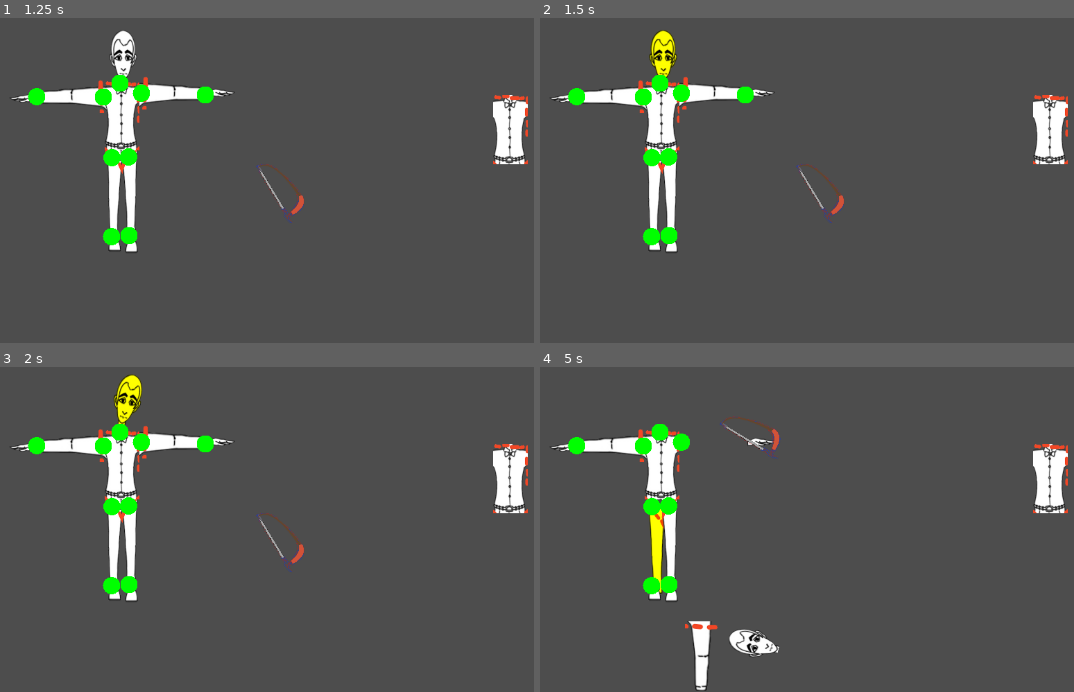
Above: before the commit, frames 1-4 (two rows, left to right).
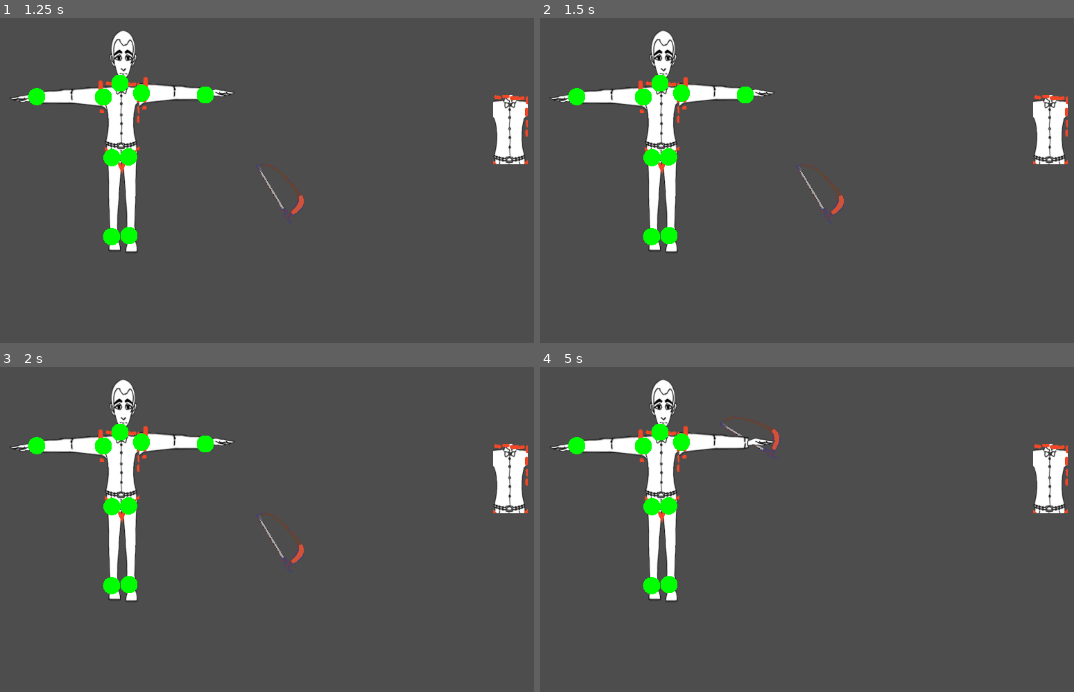
Above: after the commit, the same moments.

Repository: Olli1080/Frankenjam24
Game: Godot game, scene res://Scenes/timmsTestScene.tscn
The game is run twice, just before and just after one commit, with the same random seed, the same clock (stepped at 60 frames per second) and the same inputs.
Inputs (mouse positions are in pixels of both pictures, inside the frame that each line leads up to):
- Up to frame 1 (1.25 s): tap Enter at 0.5 s; move the mouse to (74, 96) at 0.52 s; click (74, 96) at 0.67 s
- Up to frame 2 (1.5 s): tap Space at 1.25 s; move the mouse to (662, 57) at 1.27 s; click (662, 57) at 1.42 s
- Up to frame 3 (2 s): no input
- Up to frame 4 (5 s): move the mouse to (566, 445) at 2.02 s; click (566, 445) at 2.17 s; move the mouse to (716, 441) at 2.77 s; click (716, 441) at 2.92 s; move the mouse to (748, 445) at 3.52 s; click (748, 445) at 3.67 s; move the mouse to (652, 539) at 4.27 s; click (652, 539) at 4.42 s

Frame 1 is identical in both runs. In frame 2, 0.5% of the frame differs, in the area x 20-26%, y 3-19%; in frame 3, 0.7%; in frame 4, 2.7%, in the area x 19-45%, y 4-100%.

Commit message:
merges cutting with drag&drop

Diff:
--- a/Scenes/cutPoint.tscn
+++ b/Scenes/cutPoint.tscn
@@ -9,8 +9,9 @@
 z_index = 5
 script = ExtResource("2_ldh72")
 
-[node name="CharacterBody2D" type="CharacterBody2D" parent="."]
-input_pickable = true
+[node name="CharacterBody2D" type="Area2D" parent="."]
+monitoring = false
+monitorable = false
 
 [node name="CollisionShape2D" type="CollisionShape2D" parent="CharacterBody2D"]
 shape = SubResource("CircleShape2D_8vbtk")
--- a/Scenes/cutPoints.tscn
+++ b/Scenes/cutPoints.tscn
@@ -1,6 +1,6 @@
 [gd_scene load_steps=4 format=3 uid="uid://bc33ftl5ljeu8"]
 
-[ext_resource type="Script" path="res://Scripts/timmsTestSceneWipOlli.gd" id="1_w60ir"]
+[ext_resource type="Script" path="res://Scripts/sawManager.gd" id="1_w60ir"]
 [ext_resource type="PackedScene" uid="uid://be28jgkvl7uxj" path="res://Scenes/cutPoint.tscn" id="2_rsgnd"]
 [ext_resource type="PackedScene" uid="uid://b51tywbqq0bb3" path="res://Nodes/Handsaw.tscn" id="4_xbijs"]
 
--- a/Scenes/timmsTestScene.tscn
+++ b/Scenes/timmsTestScene.tscn
@@ -72,6 +72,9 @@
 position = Vector2(-3, -88)
 rotation = 3.08585
 
+[node name="CutPoints" parent="." instance=ExtResource("1_yda8v")]
+position = Vector2(-45, 13)
+
 [node name="DonorBody" type="Node2D" parent="."]
 
 [node name="leftArm" parent="DonorBody" node_paths=PackedStringArray("attached_cut_points") instance=ExtResource("2_hh3dy")]
@@ -80,40 +83,47 @@
 notesCharacteristicsText = "Taschen"
 attached_cut_points = [NodePath("../../CutPoints/LeftArmTest/Node2D"), NodePath("../../CutPoints/LeftHandTest/Node2D")]
 
-[node name="head" parent="DonorBody" instance=ExtResource("3_bkm6h")]
+[node name="head" parent="DonorBody" node_paths=PackedStringArray("attached_cut_points") instance=ExtResource("3_bkm6h")]
 position = Vector2(352, 83)
 input_pickable = false
+attached_cut_points = [NodePath("../../CutPoints/HeadTest/Node2D")]
 
 [node name="leftHand" parent="DonorBody" node_paths=PackedStringArray("attached_cut_points") instance=ExtResource("4_cy3jm")]
 position = Vector2(69, 201)
 input_pickable = false
 attached_cut_points = [NodePath("../../CutPoints/LeftHandTest/Node2D")]
 
-[node name="rightArm" parent="DonorBody" node_paths=PackedStringArray("sprite") instance=ExtResource("5_y08rp")]
+[node name="rightArm" parent="DonorBody" node_paths=PackedStringArray("sprite", "attached_cut_points") instance=ExtResource("5_y08rp")]
 position = Vector2(500, 186)
 input_pickable = false
 sprite = NodePath("../leftHand/DockNode/AreaShape2D")
+attached_cut_points = [NodePath("../../CutPoints/RightArmTest/Node2D"), NodePath("../../CutPoints/RightHandTest/Node2D")]
 
-[node name="rightHand" parent="DonorBody" node_paths=PackedStringArray("sprite") instance=ExtResource("6_u5k7d")]
+[node name="rightHand" parent="DonorBody" node_paths=PackedStringArray("sprite", "attached_cut_points") instance=ExtResource("6_u5k7d")]
 position = Vector2(594, 193)
 input_pickable = false
 sprite = NodePath("../leftArm/LeftArmSprite")
+attached_cut_points = [NodePath("../../CutPoints/RightHandTest/Node2D")]
 
-[node name="leftLeg" parent="DonorBody" instance=ExtResource("7_pwd65")]
+[node name="leftLeg" parent="DonorBody" node_paths=PackedStringArray("attached_cut_points") instance=ExtResource("7_pwd65")]
 position = Vector2(326, 471)
 input_pickable = false
+attached_cut_points = [NodePath("../../CutPoints/LeftFootTest/Node2D"), NodePath("../../CutPoints/LeftLegTest/Node2D")]
 
-[node name="leftFoot" parent="DonorBody" instance=ExtResource("8_w8r02")]
+[node name="leftFoot" parent="DonorBody" node_paths=PackedStringArray("attached_cut_points") instance=ExtResource("8_w8r02")]
 position = Vector2(324, 603)
 input_pickable = false
+attached_cut_points = [NodePath("../../CutPoints/LeftFootTest/Node2D")]
 
-[node name="rightLeg" parent="DonorBody" instance=ExtResource("9_wdstm")]
+[node name="rightLeg" parent="DonorBody" node_paths=PackedStringArray("attached_cut_points") instance=ExtResource("9_wdstm")]
 position = Vector2(375, 480)
 input_pickable = false
+attached_cut_points = [NodePath("../../CutPoints/RightFootTest/Node2D"), NodePath("../../CutPoints/RightLegTest/Node2D")]
 
-[node name="rightFoot" parent="DonorBody" instance=ExtResource("10_hvy0a")]
+[node name="rightFoot" parent="DonorBody" node_paths=PackedStringArray("attached_cut_points") instance=ExtResource("10_hvy0a")]
 position = Vector2(373, 625)
 input_pickable = false
+attached_cut_points = [NodePath("../../CutPoints/RightFootTest/Node2D")]
 
 [node name="StaticBody2D" type="StaticBody2D" parent="DonorBody"]
 position = Vector2(347, 255)
@@ -126,13 +136,11 @@
 [node name="CollisionPolygon2D" type="CollisionPolygon2D" parent="DonorBody/StaticBody2D"]
 polygon = PackedVector2Array(-44, 96, -46, 69, -38, 18, -51, -36, -50, -87, 49, -84, 49, -38, 36, -21, 34, 19, 41, 72, 43, 100)
 
-[node name="CutPoints" parent="." instance=ExtResource("1_yda8v")]
-position = Vector2(-45, 13)
-
 [node name="Camera2D" type="Camera2D" parent="."]
 position = Vector2(925, 262)
 zoom = Vector2(0.5, 0.5)
 
+[editable path="CutPoints"]
 [editable path="DonorBody/head"]
 [editable path="DonorBody/leftHand"]
 [editable path="DonorBody/rightArm"]
@@ -141,4 +149,3 @@
 [editable path="DonorBody/leftFoot"]
 [editable path="DonorBody/rightLeg"]
 [editable path="DonorBody/rightFoot"]
-[editable path="CutPoints"]
--- a/Scripts/timmsTestSceneWipOlli.gd
+++ b/Scripts/sawManager.gd
@@ -124,6 +124,7 @@
 	to_saw_transition = true
 	positionIndex = 0
 	current_cut_point.visible = false
+	current_cut_point.get_node("CharacterBody2D").input_pickable = false
 
 
 func _on_right_arm_clicked(parent):
@@ -137,7 +138,7 @@
 	handle_shared_click(parent, -19.7 * PI / 180.0)
 
 func _on_left_hand_clicked(parent):
-	handle_shared_click(parent, 42 * PI / 180.0)
+	handle_shared_click(parent, 42.2 * PI / 180.0)
 
 func _on_right_hand_clicked(parent):
 	handle_shared_click(parent, 62.2 * PI / 180.0)
